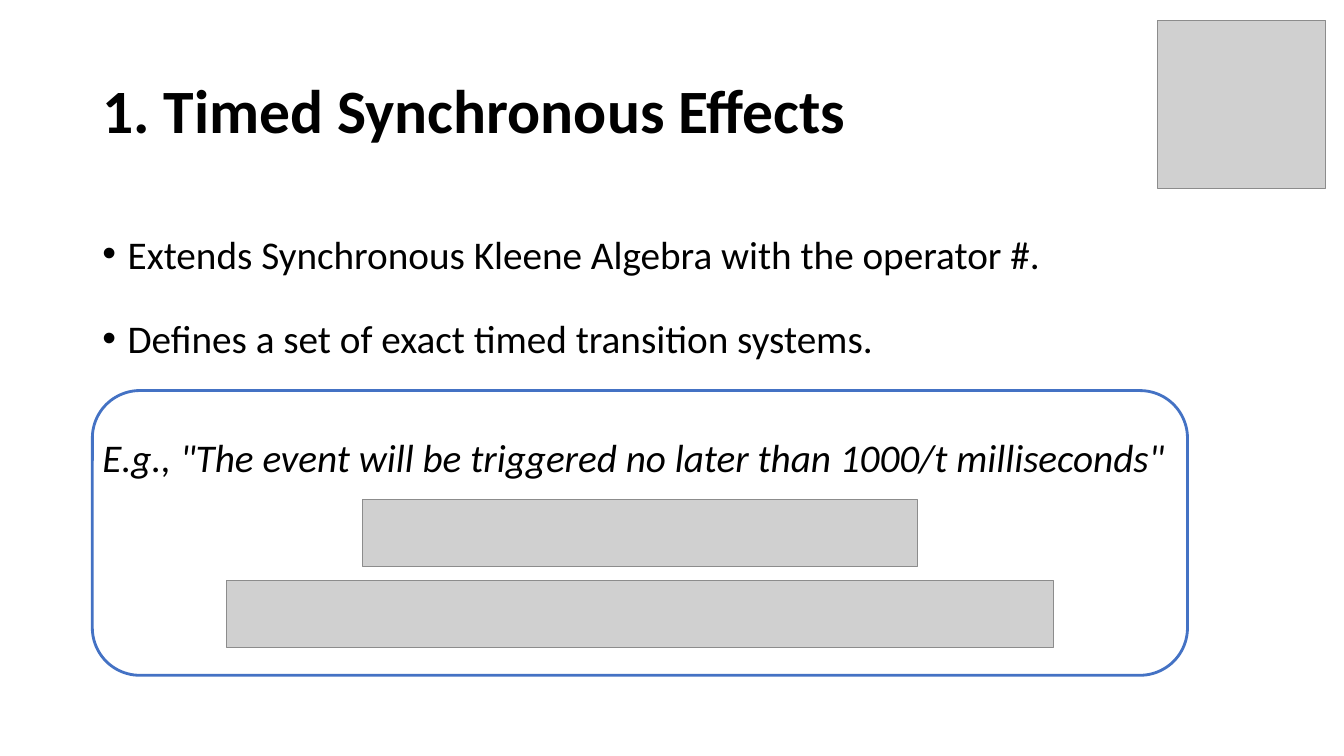
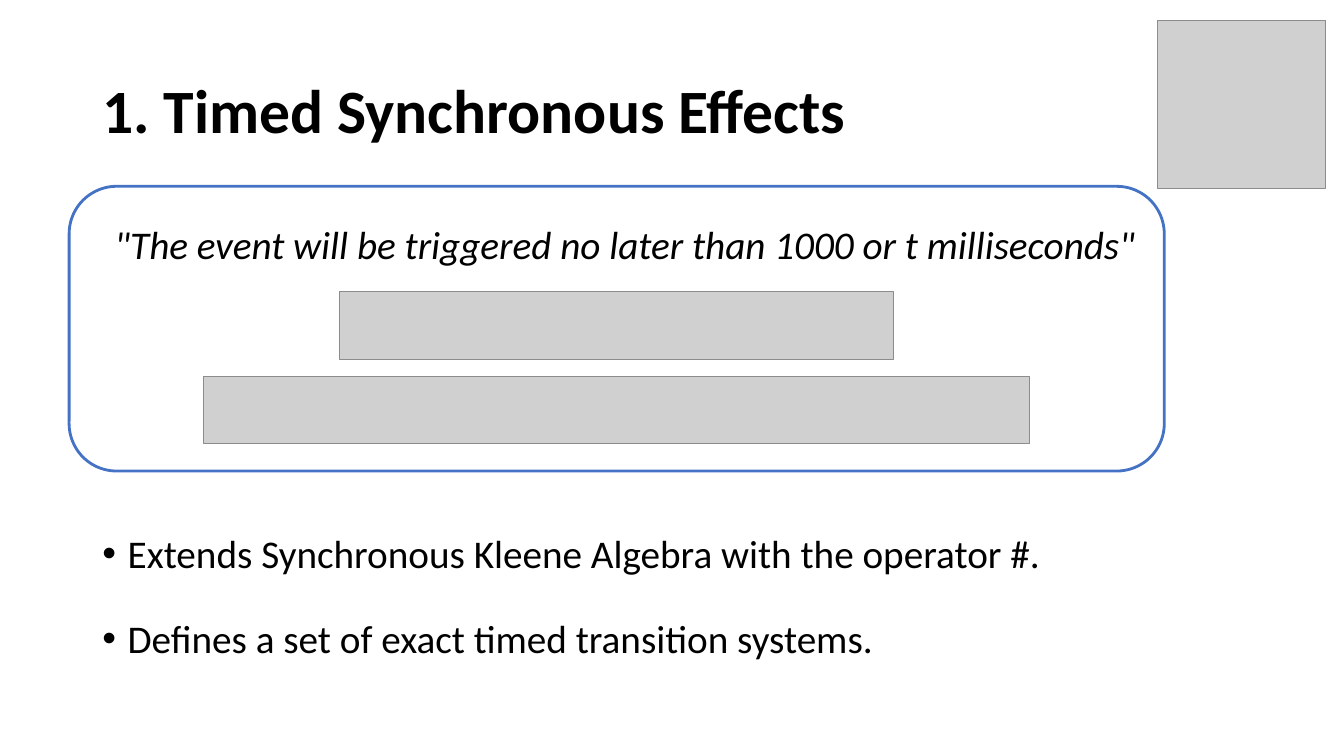
Before and after one commit to songyahui/Semantics_HIPHOP, a slide deck: slide 11 of timed_eff.pptx (slide 9 before the commit). Drawn at 1344x756 pixels with LibreOffice and Linux fonts; fonts in the diff are those of the drawing; grey boxes stand for pictures. Boxes give left, top, right and bottom in pixels: in the first picture for what was removed or moved away, otherwise in the second. Text is boxed around its words. In the diff, an @@ line names an element or a change of style, - is before the commit and + after.

```diff
--- a/timed_eff.pptx
+++ b/timed_eff.pptx
@@ rounded rectangle: place and size @@
-rounded rectangle at bbox=[93, 391, 1188, 676]
+rounded rectangle at bbox=[70, 187, 1165, 471]
@@ text added at bbox=[114, 231, 1135, 266], 28 pt, text #000000, italic @@
+"The event will be triggered no later than 1000 or t milliseconds"
@@ picture: place and size @@
-picture at bbox=[363, 499, 918, 567]
+picture at bbox=[340, 291, 894, 359]
@@ picture: place and size @@
-picture at bbox=[227, 581, 1054, 648]
+picture at bbox=[204, 376, 1030, 444]
@@ text at bbox=[102, 444, 1164, 479]: paragraph removed @@
-E.g., "The event will be triggered no later than 1000/t milliseconds"
@@ text "Extends Synchronous Kleene Algebra with ...": place and size @@
-text "Extends Synchronous Kleene Algebra with ..." at bbox=[102, 241, 1164, 479]
+text "Extends Synchronous Kleene Algebra with ..." at bbox=[128, 540, 1002, 660]
```
Also in this commit, not shown: 9 other slides changed, 8 slides added.
